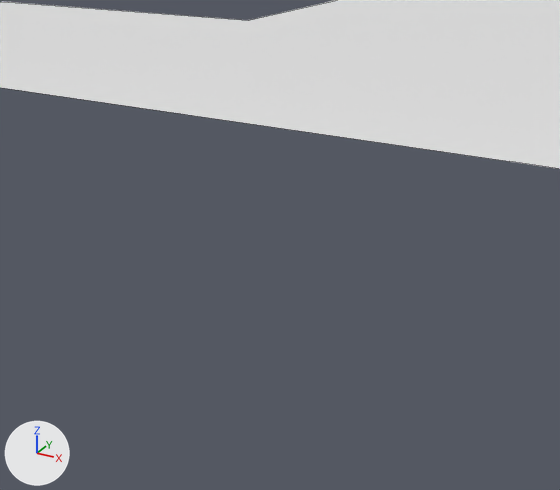
What one commit did to the Blender file blender_files/soc.blend.
The view is the same before and after, from a camera (50 mm lens) standing at (11.8, -41.8, 5.2) and looking at (-1.7, -17.3, -7.1). The lights are fixed; the arrows at lower left show +X, +Y and +Z. Mesh edges are drawn as thin lines.
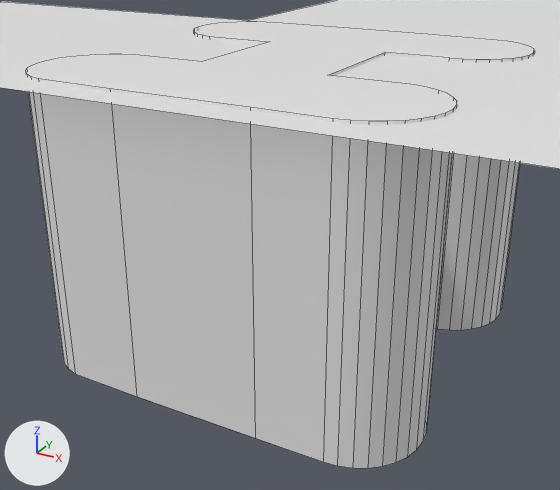
Location of each change, (x1, y1, x2, y2) in pixels of the pictures (560 x 490 px):
'SOC_Plane.001.fillets', added: after (25, 22, 535, 468)

Diff of the bpy script that builds the scene:
```diff
--- a/blender_files/soc.blend.py
+++ b/blender_files/soc.blend.py
@@ me_mesh_003 @@
+me_mesh_003.from_pydata(...)  # 72 vertices, 1 face; spans x -7.38..7.38, y -7.38..7.38, z 0.0
@@ ob_soc_plane_001_fillets @@
+ob_soc_plane_001_fillets = bpy.data.objects.new('SOC_Plane.001.fillets', me_mesh_003)
+ob_soc_plane_001_fillets.location = (-1.48, -16.38, 0.09)
+_m = ob_soc_plane_001_fillets.modifiers.new('SOC_Solidify', 'SOLIDIFY')
+_m.thickness = 11.1
+_m.nonmanifold_merge_threshold = 0.0003
```
